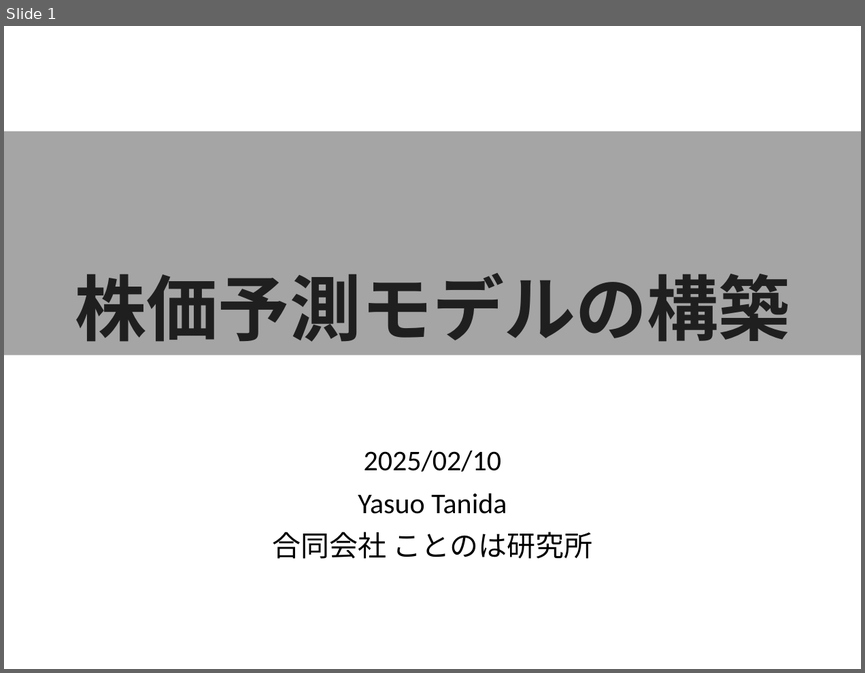
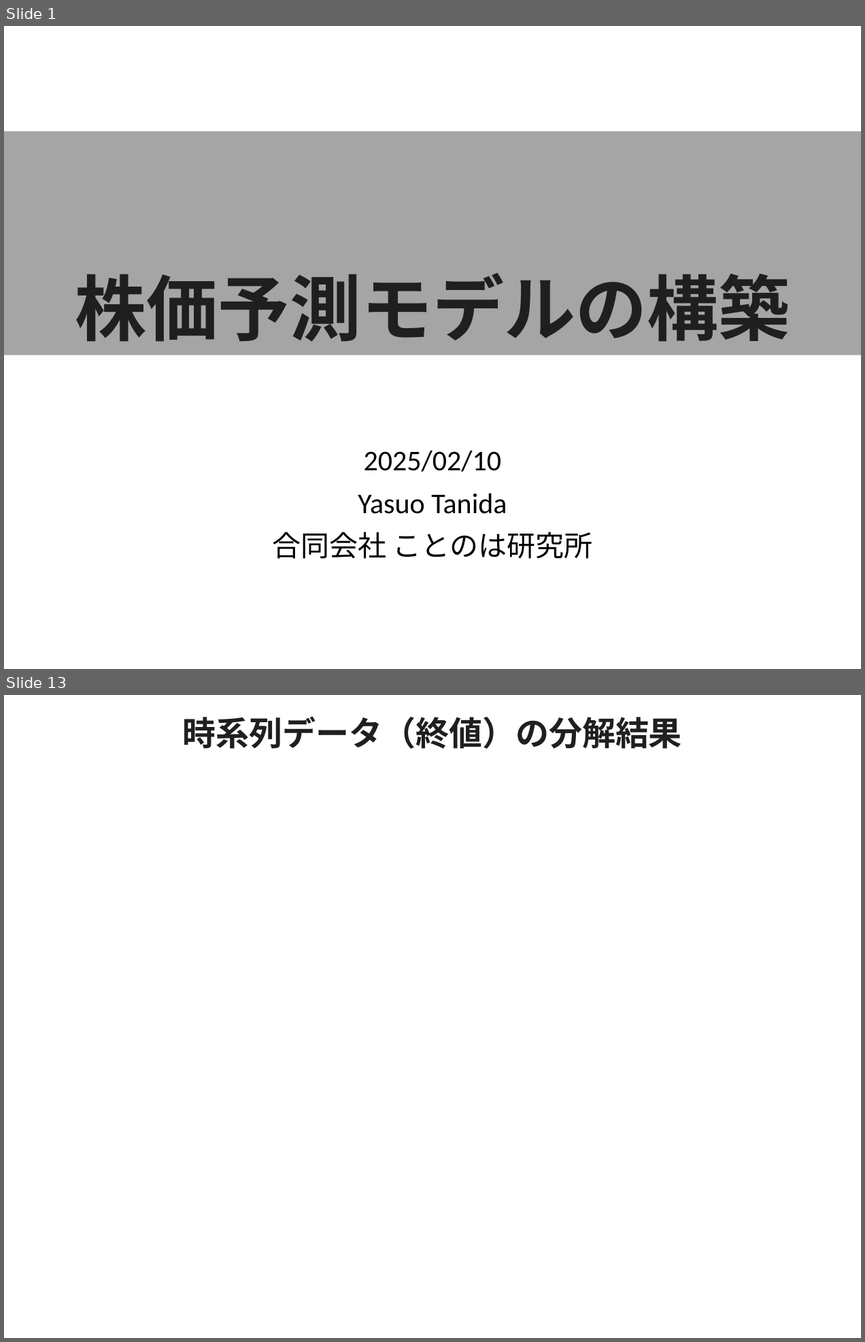
Before and after one commit to tanidayasuo/study-stock-price, a slide deck: 株価予測モデルの構築.pptx. Shown one above the other, each under a label of ours: slide 1 before the commit, slides 1 and 13 after it; the slides between them are not shown. The pictures are 865x673 and 865x1342 pixels, drawn with LibreOffice and Linux fonts; fonts in the diff are those of the drawing; background and template pictures are left out. Boxes give left, top, right and bottom in pixels: in the first picture for what was removed or moved away, otherwise in the second. Text is boxed around its words. In the diff, an @@ line names an element or a change of style, - is before the commit and + after.

```diff
--- a/株価予測モデルの構築.pptx
+++ b/株価予測モデルの構築.pptx
@@ slide 13 added at (4,695,861,1338), background picture (left out) @@
@@ text added at (183,716,682,749), 28 pt, text #1F1F1F, bold @@
+時系列データ（終値）の分解結果
```
Also in this commit, not shown: 30 other slides added.
